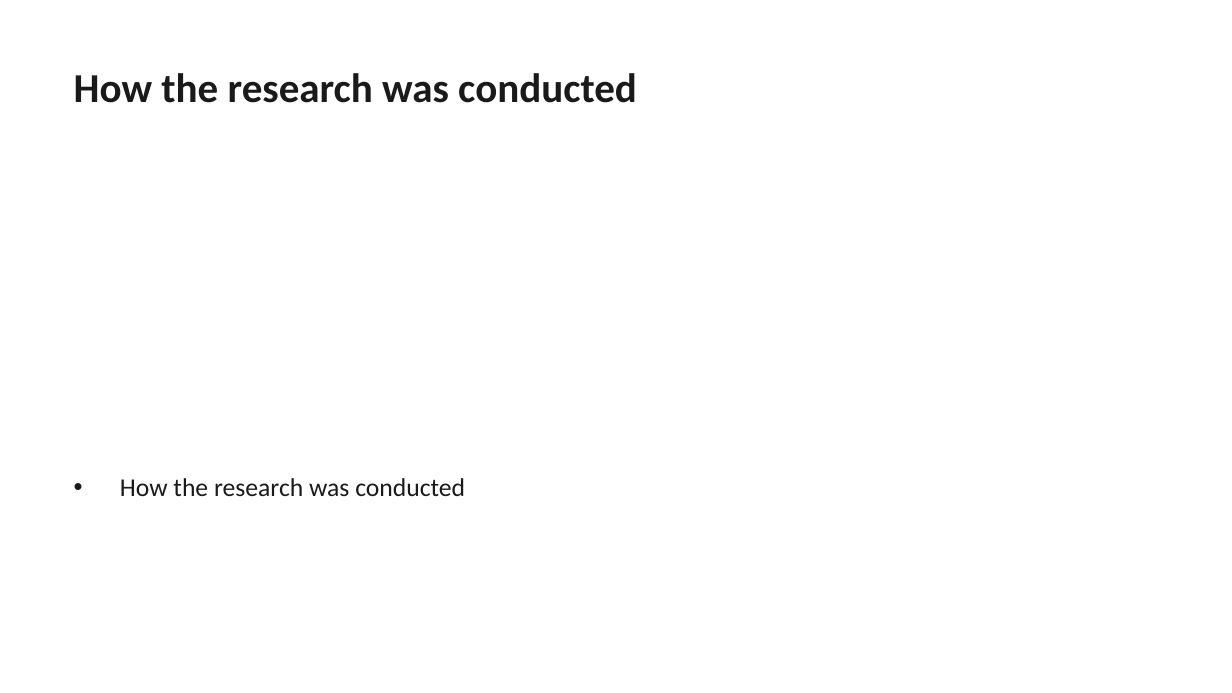
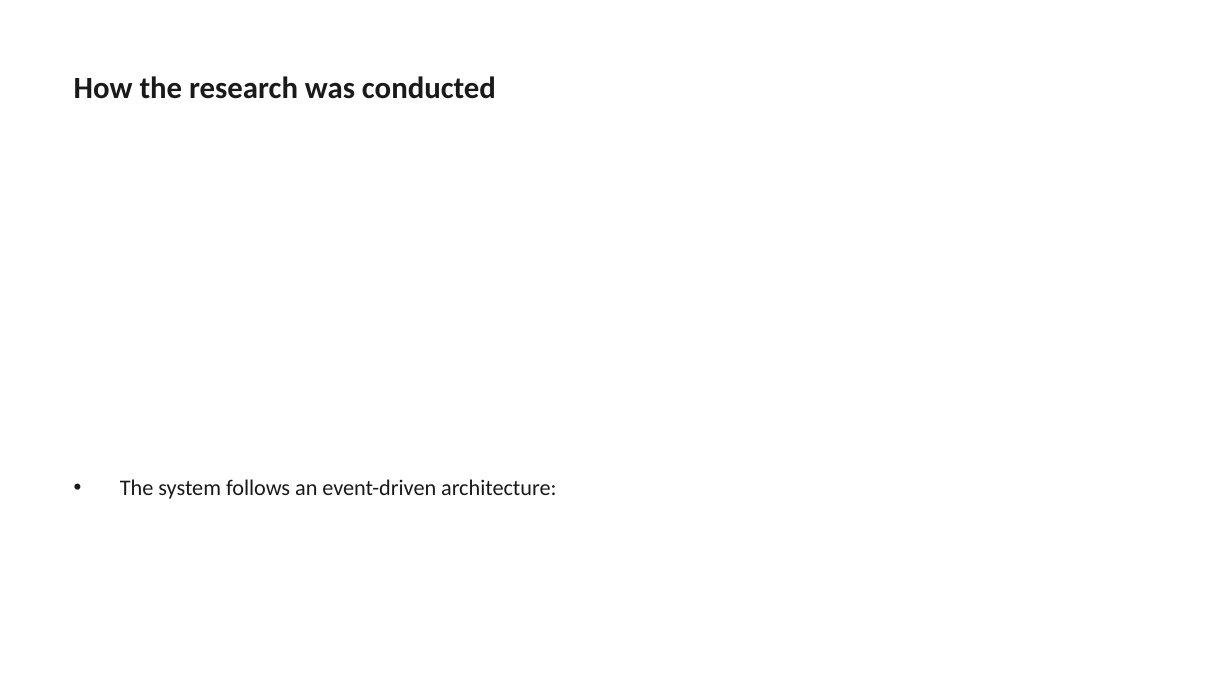
Before and after one commit to AdamYin007/Presentation-OS, a slide deck: slide 5 of examples/business-review/e2e-output.pptx. Drawn at 1232x693 pixels with LibreOffice and Linux fonts; fonts in the diff are those of the drawing. Boxes give left, top, right and bottom in pixels: in the first picture for what was removed or moved away, otherwise in the second. Text is boxed around its words. In the diff, an @@ line names an element or a change of style, - is before the commit and + after.

```diff
--- a/examples/business-review/e2e-output.pptx
+++ b/examples/business-review/e2e-output.pptx
@@ text "How the research was conducted" at <box>74,76,496,99</box>: size 24 to 18 pt @@
@@ text at <box>120,479,556,499</box>: text changed; size 15 to 13 pt @@
-• How the research was conducted
+• The system follows an event-driven architecture:
```
Also in this commit, not shown: 3 other slides changed, 1 slide added, 7 slides removed, 12 other files.
